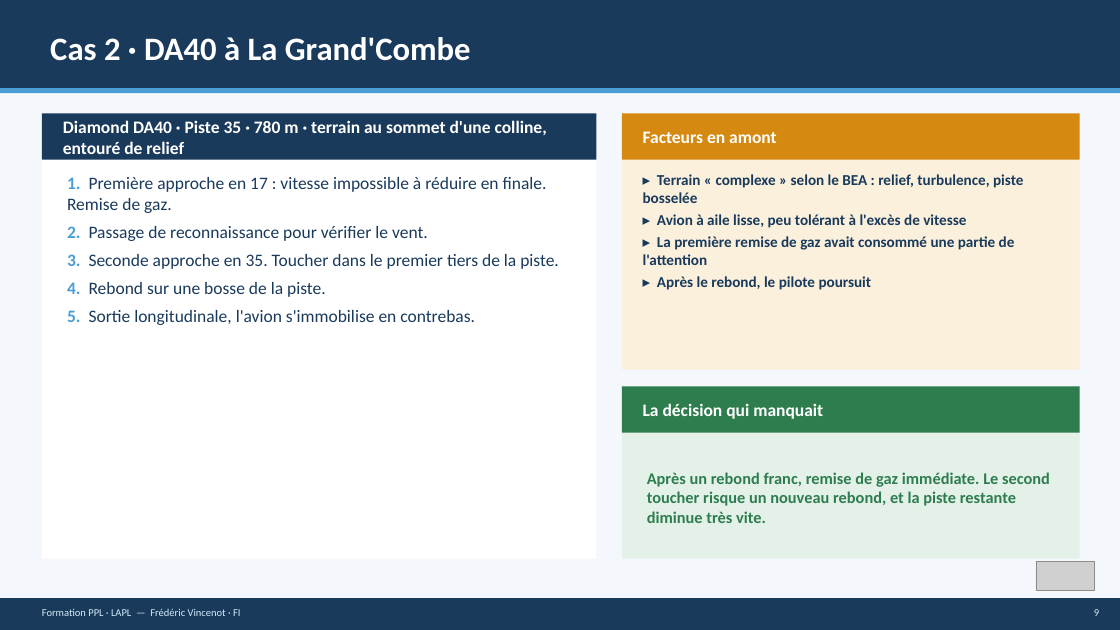
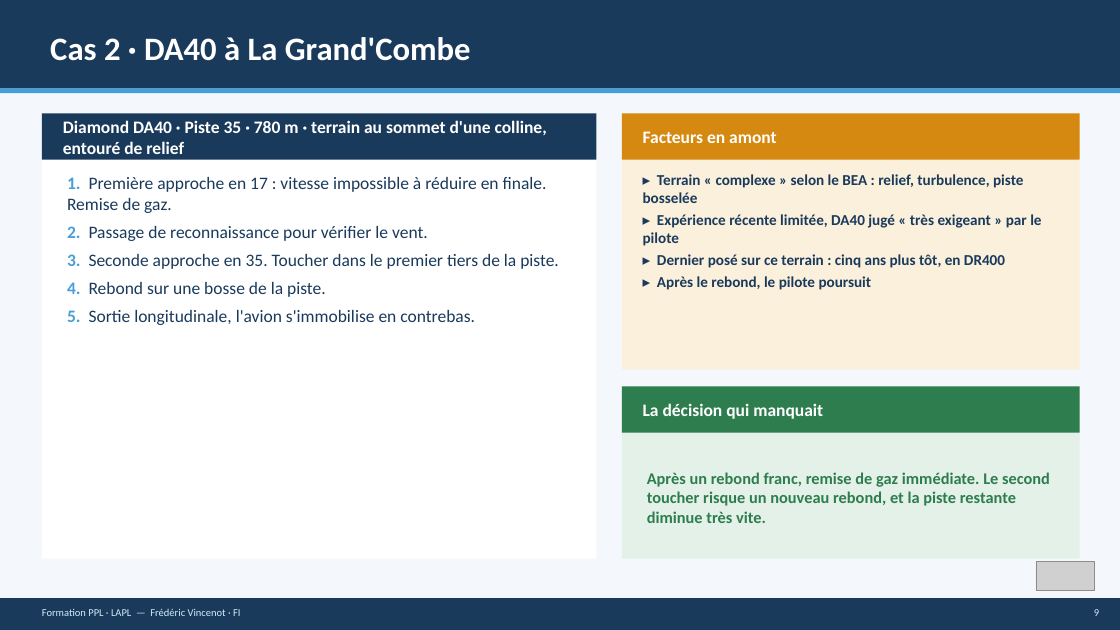
Before and after one commit to FredericVCT/trip-moto-juin-2026, a slide deck: slide 9 of aeroclub/sorties-de-piste/Sorties_de_piste_longitudinales_FV.pptx. Drawn at 1120x630 pixels with LibreOffice and Linux fonts; fonts in the diff are those of the drawing; grey boxes stand for pictures. Boxes give left, top, right and bottom in pixels: in the first picture for what was removed or moved away, otherwise in the second. Text is boxed around its words. In the diff, an @@ line names an element or a change of style, - is before the commit and + after.

```diff
--- a/aeroclub/sorties-de-piste/Sorties_de_piste_longitudinales_FV.pptx
+++ b/aeroclub/sorties-de-piste/Sorties_de_piste_longitudinales_FV.pptx
@@ text at (643,214,1041,268): text changed @@
-▸ Avion à aile lisse, peu tolérant à l'excès de vitesse
-▸ La première remise de gaz avait consommé une partie de l'attention
+▸ Expérience récente limitée, DA40 jugé « très exigeant » par le pilote
+▸ Dernier posé sur ce terrain : cinq ans plus tôt, en DR400
```
Also in this commit, not shown: 11 other slides changed, 1 slide added, 1 other file.
